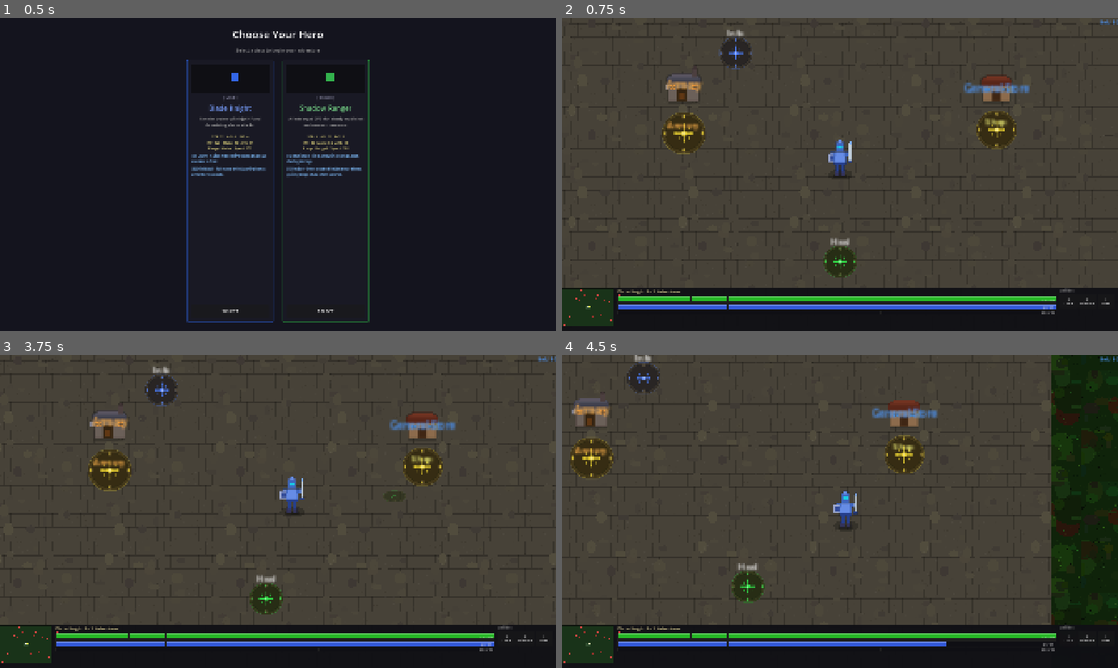
Above: before the commit, frames 1-4 (two rows, left to right).
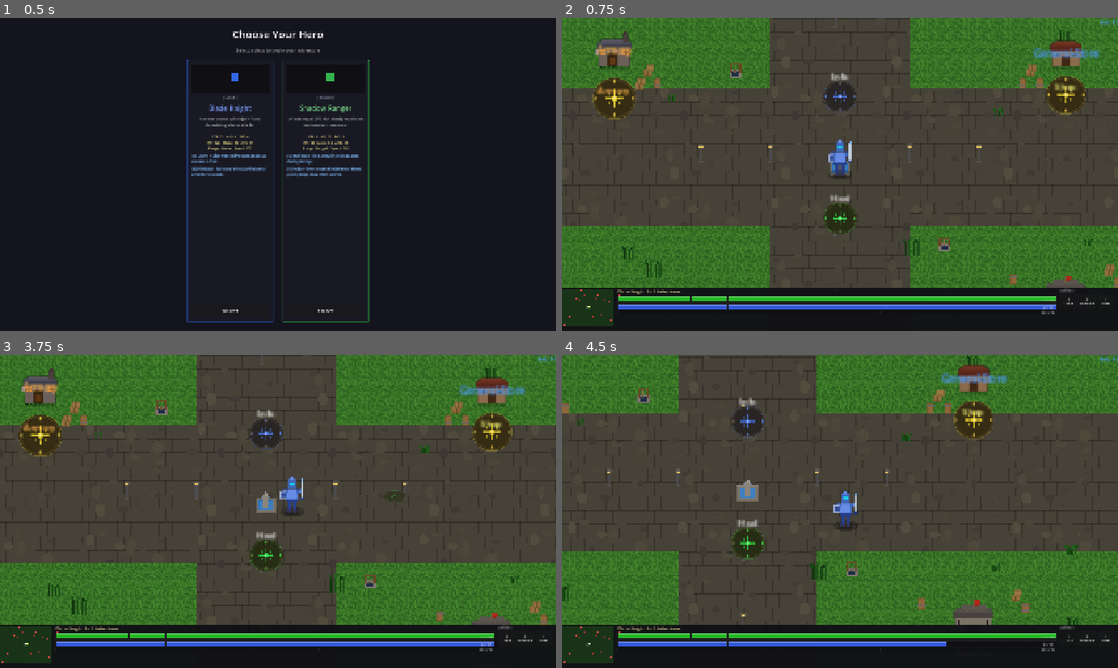
Above: after the commit, the same moments.

Repository: slxny/legends-open-rpg
Game: Godot game, scene res://scenes/main.tscn
Two runs of this game, one before a commit and one after it. Both use one fixed random seed, a clock stepped at 60 frames per second and the inputs below.
Inputs (mouse positions are in pixels of both pictures, inside the frame that each line leads up to):
- Up to frame 1 (0.5 s): no input
- Up to frame 2 (0.75 s): click "SELECT" at 0.5 s
- Up to frame 3 (3.75 s): click "Q Cleave" at 1.25 s; click "E Shield Wall" at 2 s; click "I Items" at 2.75 s; tap Enter at 3.5 s; move the mouse to (400, 495) at 3.52 s; hold D (move_right) from 3.53 s (still down); tap F (interact) at 3.6 s; click (400, 495) at 3.67 s
- Up to frame 4 (4.5 s): move the mouse to (728, 527) at 4.27 s; release D (move_right) at 4.28 s; hold S (move_down) from 4.28 s (still down); tap Q (ability_1) at 4.35 s

Frame 1 is identical in both runs. In frame 2, 36% of the frame differs, in the area x 0-100%, y 0-87%; in frame 3, 37%; in frame 4, 41%.

Commit message:
Redesign town with structured layout, distinct buildings, and assets
Town layout overhaul:
- Stone base expanded to 1000x800 with cross-shaped stone paths
- 4 green grass quadrants overlaid (town_grass texture) creating natural pathways
- Stone rampart walls around the entire town perimeter with gap gates
- Watch towers at all 4 corners with torch glow effects
- Central fountain/monument at town center
- Lamp posts lining the main N-S and E-W roads

New building sprites (all procedural pixel art):
- barracks_building (48x48): grey stone military with crenellations, banner, arrow slits
- inn_building (42x42): warm wood with lit yellow windows, chimney, hanging sign
- watch_tower (24x44): tall stone tower with battlements and torch
- town_fountain (32x32): stone basin with blue water pool and spray
- stable_building (44x38): wooden barn with thatch roof and hay bales
- chapel_building (36x48): white stone with steeple, stained glass windows
- crate_stack (14x14), barrel (12x14): prop decorations
- well (20x22): stone well with bucket and rope
- lamp_post (10x24): street lamp with warm glow
- town_wall_h (40x14): crenellated stone wall segment
- town_grass (16x16): bright maintained lawn tile

Building placement:
- NE: Shop + Chapel    NW: Armory + Inn
- SE: Barracks          SW: Stables
- Crates/barrels scattered near buildings for lived-in feel
- Wells placed at road intersections

https://claude.ai/code/session_01Dfh27BWG9Vw5HJZPhEGQWV

Diff:
--- a/scenes/world/regions/havens_rest.gd
+++ b/scenes/world/regions/havens_rest.gd
@@ -19,6 +19,7 @@
 	info_beacon.activated.connect(_on_info_beacon)
 
 	_generate_terrain()
+	_generate_town()
 	_generate_decorations()
 
 func _on_heal_beacon(_b: Area2D) -> void:
@@ -52,17 +53,27 @@
 	add_child(ground_sprite)
 	move_child(ground_sprite, 0)
 
-	# Town stone floor overlay — much larger town square
+	# Town stone floor overlay — large base for the structured town
 	var town_stone = Sprite2D.new()
 	town_stone.texture = SpriteGenerator.get_texture("ground_stone")
 	town_stone.texture_filter = CanvasItem.TEXTURE_FILTER_NEAREST
 	town_stone.texture_repeat = CanvasItem.TEXTURE_REPEAT_ENABLED
 	town_stone.region_enabled = true
-	town_stone.region_rect = Rect2(0, 0, 700, 500)
-	town_stone.position = Vector2(-350, -250)
+	town_stone.region_rect = Rect2(0, 0, 1000, 800)
+	town_stone.position = Vector2(-500, -400)
 	town_stone.centered = false
 	town_stone.z_index = -9
 	add_child(town_stone)
+
+	# Green grass quadrants overlaid on stone (the uncovered stone forms paths)
+	# NW quadrant
+	_add_grass_quad(Vector2(-460, -360), Vector2(380, 280))
+	# NE quadrant
+	_add_grass_quad(Vector2(80, -360), Vector2(380, 280))
+	# SW quadrant
+	_add_grass_quad(Vector2(-460, 80), Vector2(380, 280))
+	# SE quadrant
+	_add_grass_quad(Vector2(80, 80), Vector2(380, 280))
 
 	# Dark creep ground patches near each camp
 	for camp_pos in _camp_positions:
@@ -73,7 +84,7 @@
 	rng.seed = 555
 	for _i in range(70):
 		var pos = Vector2(rng.randf_range(-3200, 3200), rng.randf_range(-2200, 2200))
-		if pos.length() > 400:  # Avoid expanded town center
+		if pos.length() > 550:  # Avoid town area
 			_add_dirt_ground_patch(pos)
 
 func _add_creep_ground(center: Vector2, radius: float) -> void:
@@ -101,6 +112,121 @@
 	patch.z_index = -9
 	add_child(patch)
 
+func _add_grass_quad(pos: Vector2, size: Vector2) -> void:
+	var grass = Sprite2D.new()
+	grass.texture = SpriteGenerator.get_texture("town_grass")
+	grass.texture_filter = CanvasItem.TEXTURE_FILTER_NEAREST
+	grass.texture_repeat = CanvasItem.TEXTURE_REPEAT_ENABLED
+	grass.region_enabled = true
+	grass.region_rect = Rect2(0, 0, size.x, size.y)
+	grass.position = pos
+	grass.centered = false
+	grass.z_index = -8
+	add_child(grass)
+
+# ============================================================
+# TOWN: Structured buildings, walls, and decorations
+# ============================================================
+
+func _generate_town() -> void:
+	var town = $Decorations  # Reuse deco layer for z-sorting
+
+	# ---- Town walls / ramparts around perimeter ----
+	# North wall
+	for wx in range(-460, 461, 42):
+		_add_town_building(town, Vector2(wx, -380), "town_wall_h")
+	# South wall
+	for wx in range(-460, 461, 42):
+		_add_town_building(town, Vector2(wx, 370), "town_wall_h")
+	# West wall segments (skip gate area around y=0)
+	for wy in range(-360, 361, 42):
+		if abs(wy) > 60:
+			_add_town_building(town, Vector2(-480, wy), "town_wall_h")
+	# East wall segments
+	for wy in range(-360, 361, 42):
+		if abs(wy) > 60:
+			_add_town_building(town, Vector2(460, wy), "town_wall_h")
+
+	# ---- Watch towers at 4 corners ----
+	_add_town_building(town, Vector2(-460, -370), "watch_tower")
+	_add_town_building(town, Vector2(450, -370), "watch_tower")
+	_add_town_building(town, Vector2(-460, 340), "watch_tower")
+	_add_town_building(town, Vector2(450, 340), "watch_tower")
+
+	# ---- Central fountain / monument ----
+	_add_town_building(town, Vector2(0, 10), "town_fountain")
+
+	# ---- Non-interactive buildings (visual only) ----
+	# NW quadrant: Inn
+	_add_town_building(town, Vector2(-260, -220), "inn_building")
+	_add_building_label(town, Vector2(-260, -190), "Inn")
+	# NE quadrant: (Shop is interactive, placed via .tscn)
+	# SE quadrant: Barracks
+	_add_town_building(town, Vector2(260, 160), "barracks_building")
+	_add_building_label(town, Vector2(260, 190), "Barracks")
+	# Additional buildings in quadrants
+	_add_town_building(town, Vector2(-300, 180), "stable_building")
+	_add_building_label(town, Vector2(-300, 200), "Stables")
+	_add_town_building(town, Vector2(280, -220), "chapel_building")
+	_add_building_label(town, Vector2(280, -190), "Chapel")
+
+	# ---- Lamp posts along the main roads ----
+	for lx in [-160, -80, 80, 160]:
+		_add_town_building(town, Vector2(lx, -5), "lamp_post")
+	for ly in [-160, -80, 80, 160]:
+		_add_town_building(town, Vector2(-5, ly), "lamp_post")
+
+	# ---- Crates, barrels, and wells scattered in town ----
+	# Near shop area
+	_add_town_building(town, Vector2(220, -100), "crate_stack")
+	_add_town_building(town, Vector2(230, -85), "barrel")
+	_add_town_building(town, Vector2(210, -85), "barrel")
+	# Near armory
+	_add_town_building(town, Vector2(-220, -100), "crate_stack")
+	_add_town_building(town, Vector2(-230, -85), "crate_stack")
+	_add_town_building(town, Vector2(-210, -85), "barrel")
+	# Near barracks
+	_add_town_building(town, Vector2(310, 130), "crate_stack")
+	_add_town_building(town, Vector2(320, 145), "barrel")
+	_add_town_building(town, Vector2(200, 140), "barrel")
+	# Near inn
+	_add_town_building(town, Vector2(-310, -200), "barrel")
+	_add_town_building(town, Vector2(-320, -190), "barrel")
+	# Near stables
+	_add_town_building(town, Vector2(-350, 160), "crate_stack")
+	_add_town_building(town, Vector2(-240, 160), "barrel")
+	# Well in town
+	_add_town_building(town, Vector2(120, 100), "well")
+	_add_town_building(town, Vector2(-120, -100), "well")
+
+	# ---- Extra grass tufts within town grass quadrants ----
+	var rng = RandomNumberGenerator.new()
+	rng.seed = 777
+	for _i in range(40):
+		var qx = rng.randf_range(-420, 420)
+		var qy = rng.randf_range(-320, 320)
+		# Only place on grass areas (not on paths)
+		if abs(qx) > 50 and abs(qy) > 50:
+			_add_grass_tuft($Decorations, Vector2(qx, qy))
+
+func _add_town_building(parent: Node2D, pos: Vector2, tex_name: String) -> void:
+	var spr = Sprite2D.new()
+	spr.position = pos
+	spr.texture_filter = CanvasItem.TEXTURE_FILTER_NEAREST
+	spr.texture = SpriteGenerator.get_texture(tex_name)
+	spr.z_index = 0
+	parent.add_child(spr)
+
+func _add_building_label(parent: Node2D, pos: Vector2, text: String) -> void:
+	var label = Label.new()
+	label.text = text
+	label.position = pos + Vector2(-25, 0)
+	label.add_theme_font_size_override("font_size", 9)
+	label.add_theme_color_override("font_color", Color(0.8, 0.8, 0.7, 0.6))
+	label.horizontal_alignment = HORIZONTAL_ALIGNMENT_CENTER
+	label.custom_minimum_size = Vector2(50, 0)
+	parent.add_child(label)
+
 # ============================================================
 # DECORATIONS: Dense SC:BW jungle foliage
 # ============================================================
@@ -124,14 +250,14 @@
 
 	# ---- Interior tree clusters (expanded across larger map) ----
 	var cluster_centers = [
-		# Inner ring (near town)
-		Vector2(-500, -700), Vector2(300, -500), Vector2(-700, 400),
-		Vector2(500, 300), Vector2(-300, 600), Vector2(600, -300),
+		# Inner ring (just outside town walls)
+		Vector2(-600, -700), Vector2(400, -600), Vector2(-700, 500),
+		Vector2(600, 500), Vector2(-400, 700), Vector2(700, -500),
 		# Mid ring
 		Vector2(-1000, -900), Vector2(1000, -800), Vector2(-1200, 500),
-		Vector2(1100, 600), Vector2(-800, -400), Vector2(800, 400),
+		Vector2(1100, 600), Vector2(-800, -600), Vector2(800, 600),
 		Vector2(0, -1200), Vector2(0, 1200), Vector2(-600, 900),
-		Vector2(700, -600), Vector2(-400, -200), Vector2(400, 800),
+		Vector2(700, -700), Vector2(-700, -500), Vector2(500, 800),
 		# Outer ring (far from town, filling expanded map)
 		Vector2(-2000, -600), Vector2(2000, -400), Vector2(-1800, 1000),
 		Vector2(1900, 800), Vector2(-2500, -1200), Vector2(2500, -1100),
@@ -226,28 +352,28 @@
 	for i in range(200):
 		var gx = randf_range(-3200, 3200)
 		var gy = randf_range(-2200, 2200)
-		if Vector2(gx, gy).length() > 400:
+		if Vector2(gx, gy).length() > 550:
 			_add_grass_tuft(deco_layer, Vector2(gx, gy))
 
 	# ---- Bush clusters ----
 	for i in range(90):
 		var bx = randf_range(-3100, 3100)
 		var by = randf_range(-2100, 2100)
-		if Vector2(bx, by).length() > 400:
+		if Vector2(bx, by).length() > 550:
 			_add_bush(deco_layer, Vector2(bx, by))
 
 	# ---- Flower patches ----
 	for i in range(14):
 		var fx = randf_range(-2800, 2800)
 		var fy = randf_range(-2000, 2000)
-		if Vector2(fx, fy).length() > 500:
+		if Vector2(fx, fy).length() > 600:
 			_add_flowers(deco_layer, Vector2(fx, fy))
 
 	# ---- Fallen logs scattered around ----
 	for i in range(22):
 		var lx = randf_range(-3000, 3000)
 		var ly = randf_range(-2000, 2000)
-		if Vector2(lx, ly).length() > 400:
+		if Vector2(lx, ly).length() > 550:
 			_add_fallen_log(deco_layer, Vector2(lx, ly))
 
 	# ---- Ground debris everywhere ----
@@ -260,14 +386,14 @@
 	for i in range(35):
 		var mx = randf_range(-3000, 3000)
 		var my = randf_range(-2000, 2000)
-		if Vector2(mx, my).length() > 400:
+		if Vector2(mx, my).length() > 550:
 			_add_mushrooms(deco_layer, Vector2(mx, my))
 
 	# ---- Vine decorations ----
 	for i in range(25):
 		var vx = randf_range(-2800, 2800)
 		var vy = randf_range(-2000, 2000)
-		if Vector2(vx, vy).length() > 500:
+		if Vector2(vx, vy).length() > 600:
 			_add_vines(deco_layer, Vector2(vx, vy))
 
 	# ---- Ambient floating particles (dust/pollen) ----
--- a/scenes/world/regions/havens_rest.tscn
+++ b/scenes/world/regions/havens_rest.tscn
@@ -21,24 +21,24 @@
 
 [node name="TownLabel" type="Label" parent="."]
 offset_left = -80.0
-offset_top = -260.0
+offset_top = -410.0
 offset_right = 80.0
-offset_bottom = -240.0
+offset_bottom = -390.0
 text = "Haven's Rest"
 horizontal_alignment = 1
-theme_override_font_sizes/font_size = 14
+theme_override_font_sizes/font_size = 16
 theme_override_colors/font_color = Color(0.9, 0.85, 0.6, 1)
 
 [node name="HealBeacon" parent="." instance=ExtResource("4_beacon")]
-position = Vector2(0, 120)
+position = Vector2(0, 70)
 beacon_color = Color(0.2, 1, 0.2, 1)
 beacon_label = "Heal"
 
 [node name="Shopkeeper" parent="." instance=ExtResource("3_shop")]
-position = Vector2(180, -60)
+position = Vector2(260, -100)
 
 [node name="Armorer" parent="." instance=ExtResource("5_armorer")]
-position = Vector2(-180, -60)
+position = Vector2(-260, -100)
 
 [node name="GoblinCamp1" parent="." instance=ExtResource("2_camp")]
 position = Vector2(-900, -700)
@@ -153,6 +153,6 @@
 color = Color(0.12, 0.1, 0.06, 1)
 
 [node name="InfoBeacon" parent="." instance=ExtResource("4_beacon")]
-position = Vector2(-120, -120)
+position = Vector2(0, -70)
 beacon_color = Color(0.3, 0.5, 1, 1)
 beacon_label = "Info"
--- a/scripts/autoloads/sprite_generator.gd
+++ b/scripts/autoloads/sprite_generator.gd
@@ -49,7 +49,10 @@
 			"dirt_patch", "cliff_face", "icicles"]:
 		_asset_dirs[n] = "environment"
 	# Buildings
-	for n in ["shop_building", "armory_building", "town_hall", "landing_pad", "hatchery"]:
+	for n in ["shop_building", "armory_building", "town_hall", "landing_pad", "hatchery",
+			"barracks_building", "inn_building", "watch_tower", "town_fountain",
+			"stable_building", "chapel_building",
+			"crate_stack", "barrel", "well", "lamp_post", "town_wall_h"]:
 		_asset_dirs[n] = "buildings"
 	# Beacons
 	for n in ["beacon_green", "beacon_yellow", "beacon_blue", "beacon_red", "beacon_cyan"]:
@@ -60,7 +63,7 @@
 	# Terrain
 	for n in ["grass_dark", "grass_light", "dirt", "dirt_path", "water",
 			"stone_floor", "snow", "ice", "ground_jungle", "ground_creep",
-			"ground_stone", "ground_snow", "ground_dirt"]:
+			"ground_stone", "ground_snow", "ground_dirt", "town_grass"]:
 		_asset_dirs[n] = "terrain"
 	# UI
 	for n in ["skull_icon", "portrait_frame", "hud_frame"]:
@@ -95,6 +98,18 @@
 	_gen_or_load("shop_building")
 	_gen_or_load("armory_building")
 	_gen_or_load("town_hall")
+	_gen_or_load("barracks_building")
+	_gen_or_load("inn_building")
+	_gen_or_load("watch_tower")
+	_gen_or_load("town_fountain")
+	_gen_or_load("stable_building")
+	_gen_or_load("chapel_building")
+	_gen_or_load("crate_stack")
+	_gen_or_load("barrel")
+	_gen_or_load("well")
+	_gen_or_load("lamp_post")
+	_gen_or_load("town_wall_h")
+	_gen_or_load("town_grass")
 	_gen_or_load("landing_pad")
 	# Beacons
 	_gen_or_load("beacon_green")
@@ -809,6 +824,231 @@
 	_fill_rect(img, 0, 20, 4, 6, Color(0.5, 0.5, 0.55))
 	textures["armory_building"] = ImageTexture.create_from_image(img)
 
+func _gen_barracks_building() -> void:
+	var img = Image.create(48, 48, false, Image.FORMAT_RGBA8)
+	img.fill(Color(0, 0, 0, 0))
+	_fill_rect(img, 4, 42, 40, 5, Color(0, 0, 0, 0.2))
+	# Base — grey stone military
+	_fill_rect(img, 3, 18, 42, 26, Color(0.4, 0.38, 0.35))
+	_fill_rect(img, 4, 19, 40, 24, Color(0.48, 0.45, 0.4))
+	# Roof — dark slate
+	_fill_rect(img, 1, 12, 46, 8, Color(0.28, 0.26, 0.24))
+	_fill_rect(img, 4, 8, 40, 6, Color(0.32, 0.3, 0.28))
+	_fill_rect(img, 10, 5, 28, 5, Color(0.36, 0.33, 0.3))
+	# Crenellations on roof
+	for cx in range(2, 44, 6):
+		_fill_rect(img, cx, 10, 3, 3, Color(0.36, 0.33, 0.3))
+	# Double doors
+	_fill_rect(img, 16, 28, 16, 16, Color(0.3, 0.2, 0.12))
+	_fill_rect(img, 17, 29, 6, 14, Color(0.25, 0.16, 0.08))
+	_fill_rect(img, 25, 29, 6, 14, Color(0.25, 0.16, 0.08))
+	# Arrow slits
+	_fill_rect(img, 7, 22, 2, 6, Color(0.15, 0.12, 0.1))
+	_fill_rect(img, 39, 22, 2, 6, Color(0.15, 0.12, 0.1))
+	# Banner pole + red banner
+	_fill_rect(img, 23, 0, 2, 8, Color(0.45, 0.35, 0.25))
+	_fill_rect(img, 25, 0, 6, 5, Color(0.7, 0.15, 0.1))
+	_fill_rect(img, 25, 5, 4, 2, Color(0.6, 0.12, 0.08))
+	textures["barracks_building"] = ImageTexture.create_from_image(img)
+
+func _gen_inn_building() -> void:
+	var img = Image.create(42, 42, false, Image.FORMAT_RGBA8)
+	img.fill(Color(0, 0, 0, 0))
+	_fill_rect(img, 4, 36, 34, 5, Color(0, 0, 0, 0.2))
+	# Base — warm wood
+	_fill_rect(img, 4, 16, 34, 22, Color(0.5, 0.35, 0.2))
+	_fill_rect(img, 5, 17, 32, 20, Color(0.58, 0.42, 0.25))
+	# Roof — warm brown
+	_fill_rect(img, 2, 10, 38, 8, Color(0.4, 0.22, 0.12))
+	_fill_rect(img, 5, 7, 32, 5, Color(0.45, 0.25, 0.14))
+	_fill_rect(img, 10, 4, 22, 5, Color(0.5, 0.28, 0.15))
+	# Chimney with smoke
+	_fill_rect(img, 30, 0, 5, 8, Color(0.4, 0.3, 0.25))
+	_fill_rect(img, 31, 0, 1, 1, Color(0.6, 0.6, 0.6, 0.3))
+	# Door
+	_fill_rect(img, 16, 24, 10, 14, Color(0.35, 0.2, 0.1))
+	_fill_rect(img, 17, 25, 8, 12, Color(0.3, 0.17, 0.08))
+	# Warm lit windows (yellow glow)
+	_fill_rect(img, 6, 20, 7, 6, Color(0.9, 0.75, 0.3))
+	_fill_rect(img, 29, 20, 7, 6, Color(0.9, 0.75, 0.3))
+	_fill_rect(img, 9, 20, 1, 6, Color(0.45, 0.3, 0.15))
+	_fill_rect(img, 6, 23, 7, 1, Color(0.45, 0.3, 0.15))
+	_fill_rect(img, 32, 20, 1, 6, Color(0.45, 0.3, 0.15))
+	_fill_rect(img, 29, 23, 7, 1, Color(0.45, 0.3, 0.15))
+	# Hanging sign
+	_fill_rect(img, 0, 18, 3, 2, Color(0.4, 0.3, 0.2))
+	_fill_rect(img, 0, 20, 5, 6, Color(0.5, 0.4, 0.2))
+	textures["inn_building"] = ImageTexture.create_from_image(img)
+
+func _gen_watch_tower() -> void:
+	var img = Image.create(24, 44, false, Image.FORMAT_RGBA8)
+	img.fill(Color(0, 0, 0, 0))
+	_fill_rect(img, 4, 40, 16, 3, Color(0, 0, 0, 0.2))
+	# Base — stone
+	_fill_rect(img, 6, 12, 12, 30, Color(0.42, 0.4, 0.36))
+	_fill_rect(img, 7, 13, 10, 28, Color(0.5, 0.47, 0.42))
+	# Top platform (wider than tower)
+	_fill_rect(img, 3, 6, 18, 8, Color(0.38, 0.36, 0.32))
+	_fill_rect(img, 4, 7, 16, 6, Color(0.45, 0.42, 0.38))
+	# Crenellations
+	_fill_rect(img, 3, 4, 3, 3, Color(0.42, 0.4, 0.36))
+	_fill_rect(img, 9, 4, 3, 3, Color(0.42, 0.4, 0.36))
+	_fill_rect(img, 15, 4, 3, 3, Color(0.42, 0.4, 0.36))
+	# Window slit
+	_fill_rect(img, 10, 20, 2, 5, Color(0.2, 0.15, 0.12))
+	# Torch glow at top
+	_fill_rect(img, 11, 2, 2, 3, Color(1.0, 0.7, 0.2, 0.8))
+	_fill_rect(img, 10, 1, 4, 2, Color(1.0, 0.6, 0.1, 0.4))
+	textures["watch_tower"] = ImageTexture.create_from_image(img)
+
+func _gen_town_fountain() -> void:
+	var img = Image.create(32, 32, false, Image.FORMAT_RGBA8)
+	img.fill(Color(0, 0, 0, 0))
+	# Outer basin — stone ring
+	_fill_rect(img, 4, 10, 24, 18, Color(0.45, 0.42, 0.38))
+	_fill_rect(img, 6, 12, 20, 14, Color(0.5, 0.47, 0.42))
+	# Water — blue pool
+	_fill_rect(img, 7, 13, 18, 12, Color(0.2, 0.45, 0.7))
+	_fill_rect(img, 8, 14, 16, 10, Color(0.25, 0.5, 0.75))
+	# Central pillar
+	_fill_rect(img, 13, 6, 6, 16, Color(0.55, 0.52, 0.48))
+	_fill_rect(img, 14, 4, 4, 4, Color(0.6, 0.57, 0.52))
+	# Water spray highlights
+	_fill_rect(img, 11, 8, 2, 2, Color(0.5, 0.7, 0.9, 0.6))
+	_fill_rect(img, 19, 8, 2, 2, Color(0.5, 0.7, 0.9, 0.6))
+	_fill_rect(img, 15, 3, 2, 2, Color(0.6, 0.8, 1.0, 0.5))
+	# Basin rim highlight
+	_fill_rect(img, 4, 10, 24, 1, Color(0.55, 0.52, 0.48))
+	textures["town_fountain"] = ImageTexture.create_from_image(img)
+
+func _gen_stable_building() -> void:
+	var img = Image.create(44, 38, false, Image.FORMAT_RGBA8)
+	img.fill(Color(0, 0, 0, 0))
+	_fill_rect(img, 3, 32, 38, 5, Color(0, 0, 0, 0.2))
+	# Base — wood barn
+	_fill_rect(img, 3, 14, 38, 20, Color(0.45, 0.3, 0.15))
+	_fill_rect(img, 4, 15, 36, 18, Color(0.52, 0.35, 0.18))
+	# Roof — thatch/straw
+	_fill_rect(img, 1, 8, 42, 8, Color(0.55, 0.5, 0.25))
+	_fill_rect(img, 4, 5, 36, 5, Color(0.6, 0.55, 0.3))
+	_fill_rect(img, 10, 3, 24, 4, Color(0.65, 0.58, 0.32))
+	# Wide open front
+	_fill_rect(img, 10, 20, 24, 14, Color(0.2, 0.14, 0.08))
+	# Hay bales inside
+	_fill_rect(img, 12, 28, 8, 5, Color(0.65, 0.6, 0.3))
+	_fill_rect(img, 24, 26, 8, 7, Color(0.6, 0.55, 0.28))
+	# Fence posts
+	_fill_rect(img, 0, 18, 2, 14, Color(0.4, 0.28, 0.14))
+	_fill_rect(img, 42, 18, 2, 14, Color(0.4, 0.28, 0.14))
+	textures["stable_building"] = ImageTexture.create_from_image(img)
+
+func _gen_chapel_building() -> void:
+	var img = Image.create(36, 48, false, Image.FORMAT_RGBA8)
+	img.fill(Color(0, 0, 0, 0))
+	_fill_rect(img, 4, 42, 28, 5, Color(0, 0, 0, 0.2))
+	# Base — white stone
+	_fill_rect(img, 4, 20, 28, 24, Color(0.6, 0.58, 0.55))
+	_fill_rect(img, 5, 21, 26, 22, Color(0.68, 0.65, 0.62))
+	# Roof — dark blue/grey
+	_fill_rect(img, 2, 14, 32, 8, Color(0.25, 0.28, 0.38))
+	_fill_rect(img, 6, 10, 24, 6, Color(0.3, 0.32, 0.42))
+	_fill_rect(img, 10, 7, 16, 5, Color(0.32, 0.35, 0.45))
+	# Steeple
+	_fill_rect(img, 14, 2, 8, 8, Color(0.6, 0.58, 0.55))
+	_fill_rect(img, 16, 0, 4, 4, Color(0.65, 0.62, 0.58))
+	# Cross on top
+	_fill_rect(img, 17, 0, 2, 1, Color(0.8, 0.75, 0.4))
+	# Arched door
+	_fill_rect(img, 13, 30, 10, 14, Color(0.35, 0.2, 0.12))
+	_fill_rect(img, 14, 28, 8, 2, Color(0.55, 0.52, 0.48))
+	# Stained glass window (colored)
+	_fill_rect(img, 8, 24, 4, 5, Color(0.3, 0.5, 0.8))
+	_fill_rect(img, 24, 24, 4, 5, Color(0.7, 0.3, 0.3))
+	textures["chapel_building"] = ImageTexture.create_from_image(img)
+
+func _gen_crate_stack() -> void:
+	var img = Image.create(14, 14, false, Image.FORMAT_RGBA8)
+	img.fill(Color(0, 0, 0, 0))
+	# Bottom crate
+	_fill_rect(img, 1, 6, 10, 8, Color(0.5, 0.38, 0.2))
+	_fill_rect(img, 2, 7, 8, 6, Color(0.58, 0.44, 0.25))
+	_fill_rect(img, 5, 6, 2, 8, Color(0.42, 0.32, 0.16))
+	# Top crate (smaller, offset)
+	_fill_rect(img, 4, 1, 9, 7, Color(0.52, 0.4, 0.22))
+	_fill_rect(img, 5, 2, 7, 5, Color(0.6, 0.46, 0.26))
+	_fill_rect(img, 8, 1, 1, 7, Color(0.44, 0.34, 0.18))
+	textures["crate_stack"] = ImageTexture.create_from_image(img)
+
+func _gen_barrel() -> void:
+	var img = Image.create(12, 14, false, Image.FORMAT_RGBA8)
+	img.fill(Color(0, 0, 0, 0))
+	# Barrel body
+	_fill_rect(img, 2, 2, 8, 11, Color(0.48, 0.34, 0.18))
+	_fill_rect(img, 3, 3, 6, 9, Color(0.55, 0.4, 0.22))
+	# Metal bands
+	_fill_rect(img, 1, 4, 10, 1, Color(0.4, 0.4, 0.42))
+	_fill_rect(img, 1, 9, 10, 1, Color(0.4, 0.4, 0.42))
+	# Top
+	_fill_rect(img, 3, 1, 6, 2, Color(0.5, 0.36, 0.2))
+	textures["barrel"] = ImageTexture.create_from_image(img)
+
+func _gen_well() -> void:
+	var img = Image.create(20, 22, false, Image.FORMAT_RGBA8)
+	img.fill(Color(0, 0, 0, 0))
+	# Stone base ring
+	_fill_rect(img, 3, 10, 14, 10, Color(0.45, 0.42, 0.38))
+	_fill_rect(img, 4, 11, 12, 8, Color(0.5, 0.47, 0.42))
+	# Dark center (water)
+	_fill_rect(img, 6, 13, 8, 5, Color(0.12, 0.18, 0.28))
+	# Support posts
+	_fill_rect(img, 4, 4, 2, 10, Color(0.4, 0.28, 0.14))
+	_fill_rect(img, 14, 4, 2, 10, Color(0.4, 0.28, 0.14))
+	# Crossbar
+	_fill_rect(img, 4, 3, 12, 2, Color(0.42, 0.3, 0.16))
+	# Rope
+	_fill_rect(img, 9, 5, 1, 8, Color(0.55, 0.45, 0.3))
+	# Bucket
+	_fill_rect(img, 8, 11, 3, 3, Color(0.4, 0.35, 0.25))
+	textures["well"] = ImageTexture.create_from_image(img)
+
+func _gen_lamp_post() -> void:
+	var img = Image.create(10, 24, false, Image.FORMAT_RGBA8)
+	img.fill(Color(0, 0, 0, 0))
+	# Post
+	_fill_rect(img, 4, 6, 2, 17, Color(0.3, 0.3, 0.32))
+	# Base
+	_fill_rect(img, 3, 21, 4, 2, Color(0.35, 0.33, 0.3))
+	# Lamp housing
+	_fill_rect(img, 2, 3, 6, 4, Color(0.35, 0.33, 0.3))
+	# Glow
+	_fill_rect(img, 3, 4, 4, 2, Color(1.0, 0.85, 0.4, 0.8))
+	# Top cap
+	_fill_rect(img, 3, 2, 4, 2, Color(0.38, 0.36, 0.33))
+	textures["lamp_post"] = ImageTexture.create_from_image(img)
+
+func _gen_town_wall_h() -> void:
+	var img = Image.create(40, 14, false, Image.FORMAT_RGBA8)
+	img.fill(Color(0, 0, 0, 0))
+	# Wall body
+	_fill_rect(img, 0, 4, 40, 10, Color(0.42, 0.4, 0.36))
+	_fill_rect(img, 0, 5, 40, 8, Color(0.48, 0.45, 0.4))
+	# Crenellations
+	for cx in range(0, 40, 8):
+		_fill_rect(img, cx, 0, 4, 5, Color(0.45, 0.42, 0.38))
+	# Mortar lines
+	_fill_rect(img, 0, 8, 40, 1, Color(0.38, 0.36, 0.32))
+	textures["town_wall_h"] = ImageTexture.create_from_image(img)
+
+func _gen_town_grass() -> void:
+	var img = Image.create(16, 16, false, Image.FORMAT_RGBA8)
+	# Maintained grass — brighter green with subtle variation
+	img.fill(Color(0.22, 0.45, 0.15))
+	for y in range(16):
+		for x in range(16):
+			var v = (hash(x * 17 + y * 31) % 100) / 1000.0 - 0.05
+			img.set_pixel(x, y, Color(0.22 + v, 0.45 + v * 1.5, 0.15 + v * 0.5))
+	textures["town_grass"] = ImageTexture.create_from_image(img)
+
 func _gen_town_hall() -> void:
 	var img = Image.create(48, 48, false, Image.FORMAT_RGBA8)
 	img.fill(Color(0, 0, 0, 0))
